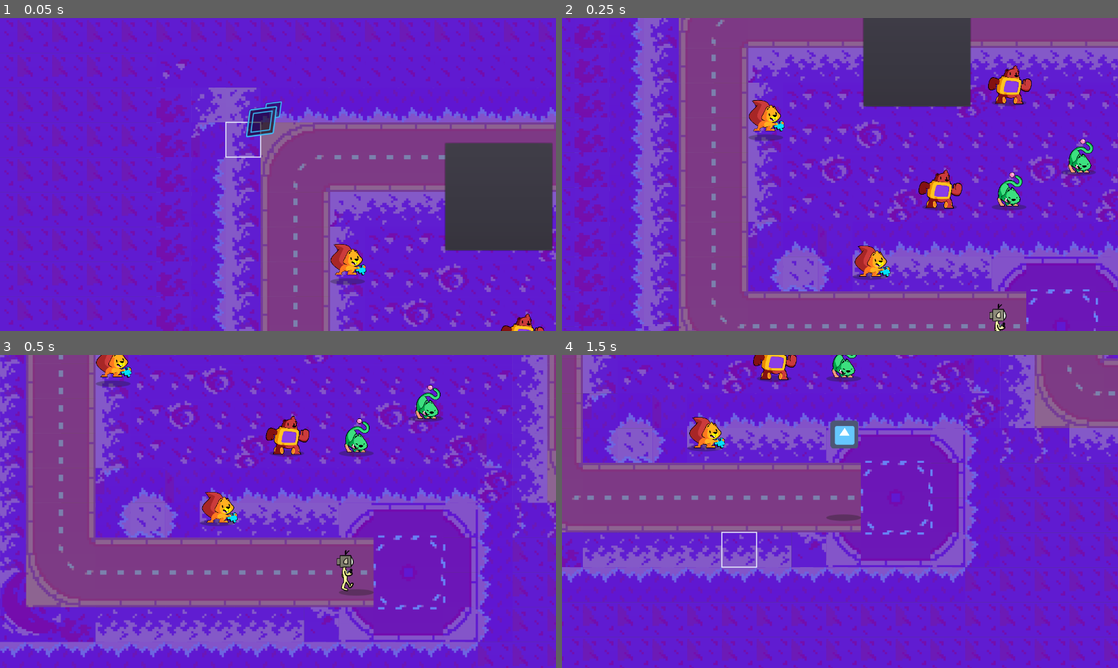
Above: before the commit, frames 1-4 (two rows, left to right).
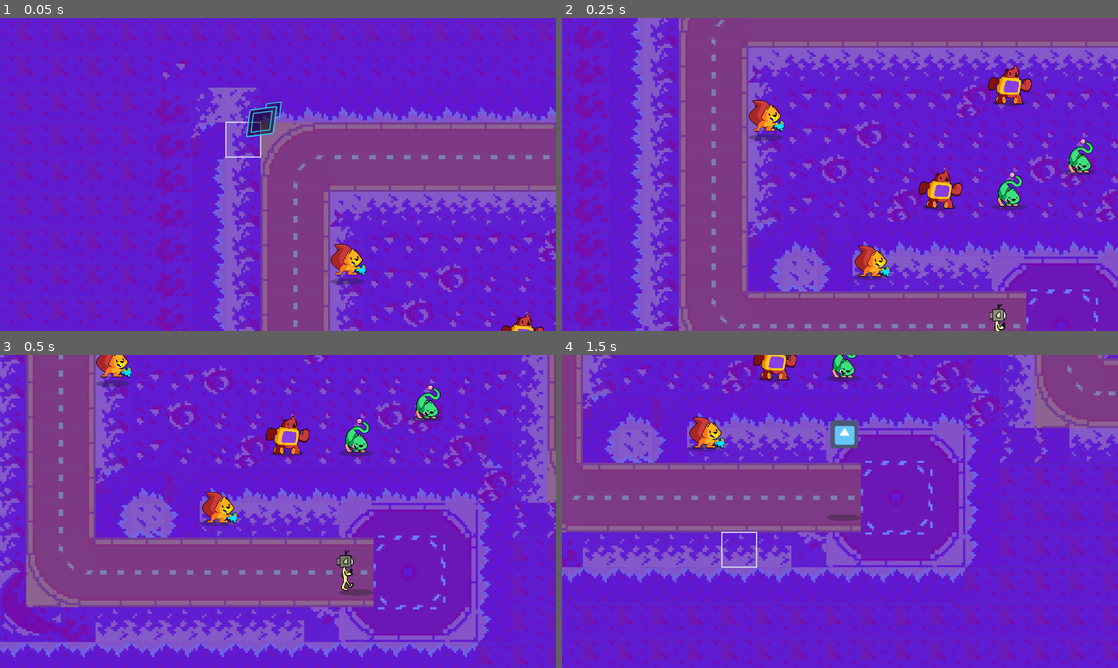
Above: after the commit, the same moments.

Repository: lpatetta/GGJ-bomber
Game: Godot game, scene res://Main.tscn
Two runs of this game, one before a commit and one after it. Both use one fixed random seed, a clock stepped at 60 frames per second and the inputs below. The engine's default icon, where the game draws it, is replaced by a stand-in: a white triangle on a blue panel in a dark square. Video files are missing from this copy of the repository; at most half a second of black plays in their place.
Inputs (mouse positions are in pixels of both pictures, inside the frame that each line leads up to):
- Up to frame 1 (0.05 s): no input
- Up to frame 2 (0.25 s): no input
- Up to frame 3 (0.5 s): no input
- Up to frame 4 (1.5 s): tap Enter (ui_accept) at 0.5, 0.77 s; move the mouse to (962, 495) at 0.52 s; hold Right (ui_right) 0.53-1.28 s; tap A (activate) at 0.6 s; move the mouse to (728, 527) at 1.27 s; hold Down (ui_down) from 1.28 s (still down); click (728, 527) at 1.35 s

The runs differ from the first frame. In frame 1, 6.7% of the frame differs, in the area x 80-100%, y 39-75%; in frame 2, 5.5%; in frame 3, nothing differs; in frame 4, nothing differs.
Error before the commit: Invalid get index 'rect_size' (on base: 'null instance').

Commit message:
cambios de color de descanzord

Diff:
--- a/trpg-final-project/Main.tscn
+++ b/trpg-final-project/Main.tscn
@@ -20,9 +20,8 @@
 [ext_resource path="res://Units/DonOrtiva/donortiva3.png" type="Texture" id=18]
 [ext_resource path="res://Units/Descanzord/05.png" type="Texture" id=19]
 [ext_resource path="res://Units/Descanzord/03.png" type="Texture" id=20]
-[ext_resource path="res://VideosMemes/Voicy_rick-astley.ogv" type="VideoStream" id=21]
+[ext_resource path="res://Camera.gd" type="Script" id=21]
 [ext_resource path="res://UI/logo.png" type="Texture" id=22]
-[ext_resource path="res://Camera.gd" type="Script" id=21]
 
 [sub_resource type="Curve2D" id=1]
 resource_local_to_scene = true
@@ -57,28 +56,6 @@
 [sub_resource type="AnimatedTexture" id=6]
 flags = 4
 frame_0/texture = ExtResource( 18 )
-
-[sub_resource type="GDScript" id=9]
-script/source = "extends CanvasLayer
-
-
-# Declare member variables here. Examples:
-# var a = 2
-# var b = \"text\"
-onready var panel = $PanelContainer
-onready var target_panel = $TargetPanel
-
-# Called when the node enters the scene tree for the first time.
-func _ready():
-	var lerpspeed = 0.05
-	panel.rect_size.x = lerp(panel.rect_size.x, target_panel.x, lerpspeed)
-	pass # Replace with function body.
-
-
-# Called every frame. 'delta' is the elapsed time since the previous frame.
-#func _process(delta):
-#	pass
-"
 
 [sub_resource type="GDScript" id=7]
 script/source = "extends AudioStreamPlayer
@@ -264,36 +241,6 @@
 script = ExtResource( 21 )
 TargetNodepath = NodePath("../Player")
 
-[node name="CanvasLayer" type="CanvasLayer" parent="GameBoard/Player/Camera2D"]
-script = SubResource( 9 )
-
-[node name="PanelContainer" type="PanelContainer" parent="GameBoard/Player/Camera2D/CanvasLayer"]
-margin_left = 503.0
-margin_top = 46.0
-margin_right = 753.0
-margin_bottom = 296.0
-__meta__ = {
-"_edit_use_anchors_": false
-}
-
-[node name="VideoPlayer" type="VideoPlayer" parent="GameBoard/Player/Camera2D/CanvasLayer/PanelContainer"]
-margin_left = 7.0
-margin_top = 7.0
-margin_right = 243.0
-margin_bottom = 243.0
-stream = ExtResource( 21 )
-volume_db = -15.0
-
-[node name="TargetPanel" type="PanelContainer" parent="GameBoard/Player/Camera2D/CanvasLayer"]
-visible = false
-margin_left = 503.0
-margin_top = 46.0
-margin_right = 1003.0
-margin_bottom = 546.0
-__meta__ = {
-"_edit_use_anchors_": false
-}
-
 [node name="AudioStreamPlayer" type="AudioStreamPlayer" parent="."]
 stream = ExtResource( 15 )
 autoplay = true
Binary file added: trpg-final-project/Assets/descanzord/amarillo/01.png
Not shown, added: trpg-final-project/Assets/descanzord/amarillo/01.png.import
Binary file added: trpg-final-project/Assets/descanzord/amarillo/02.png
Not shown, added: trpg-final-project/Assets/descanzord/amarillo/02.png.import
Binary file added: trpg-final-project/Assets/descanzord/amarillo/03.png
Not shown, added: trpg-final-project/Assets/descanzord/amarillo/03.png.import
Binary file added: trpg-final-project/Assets/descanzord/amarillo/04.png
Not shown, added: trpg-final-project/Assets/descanzord/amarillo/04.png.import
Binary file added: trpg-final-project/Assets/descanzord/amarillo/05.png
Not shown, added: trpg-final-project/Assets/descanzord/amarillo/05.png.import
Binary file added: trpg-final-project/Assets/descanzord/amarillo/06.png
Not shown, added: trpg-final-project/Assets/descanzord/amarillo/06.png.import
(and 69 more such lines)
